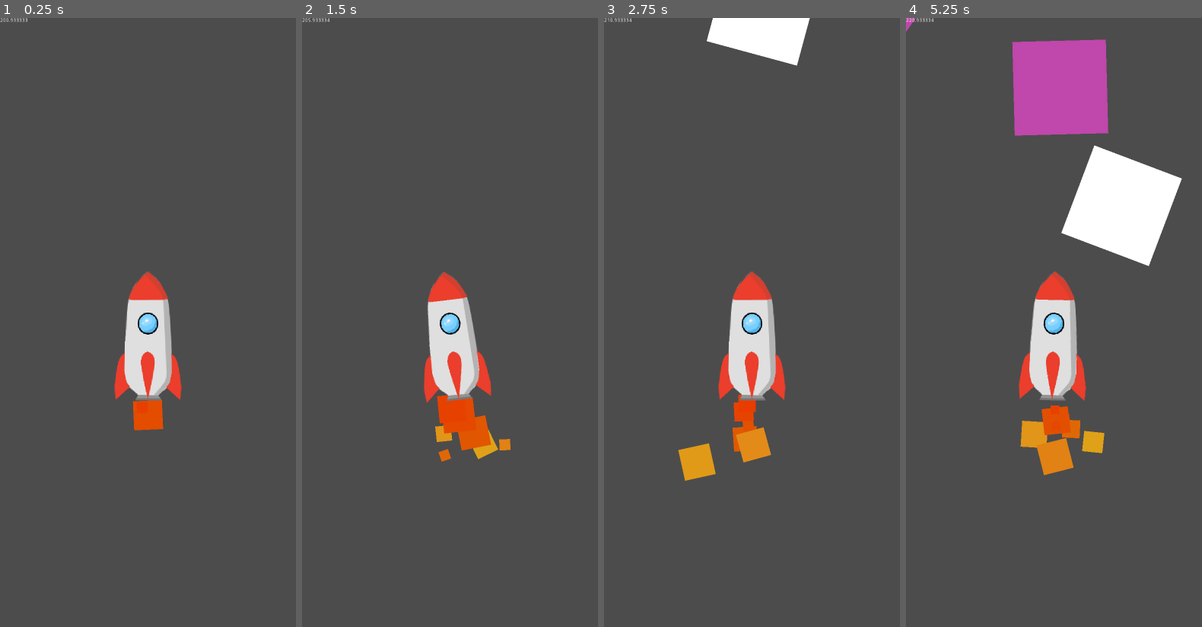
Above: before the commit, frames 1-4 (left to right).
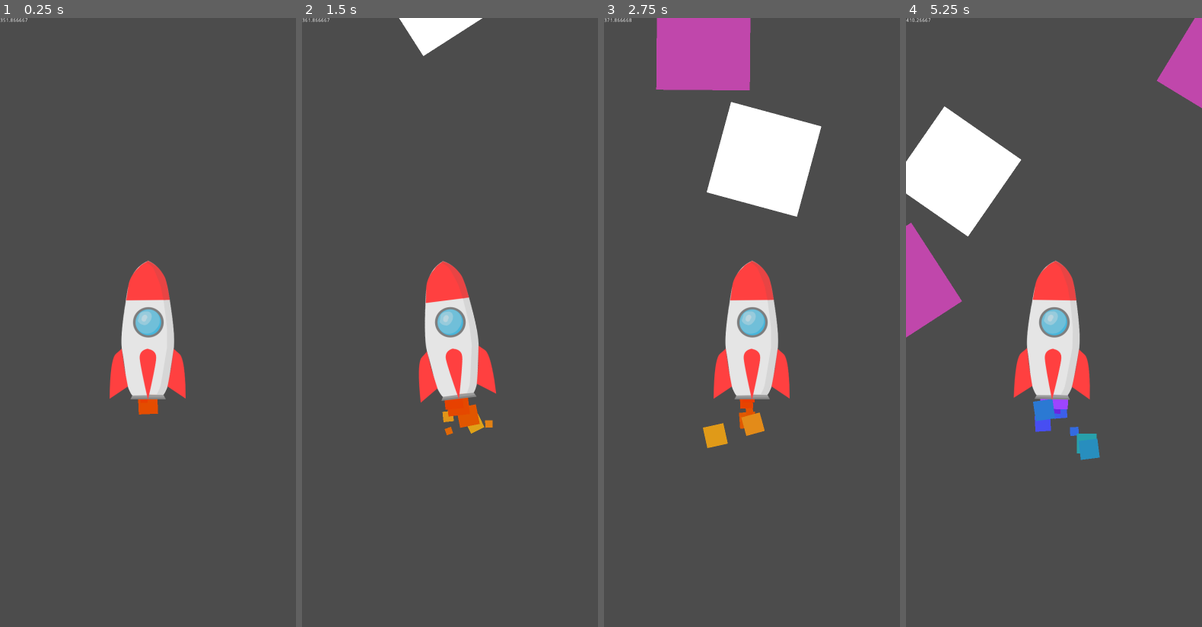
Above: after the commit, the same moments.

Repository: bluesiarra/Reckless-Rocket
Game: Godot game, scene res://scenes/Game.tscn
Two runs of this game, one before a commit and one after it. Both use one fixed random seed, a clock stepped at 60 frames per second and the inputs below.
Inputs (mouse positions are in pixels of both pictures, inside the frame that each line leads up to):
- Up to frame 1 (0.25 s): no input
- Up to frame 2 (1.5 s): move the mouse to (515, 292) at 0.52 s; hold Right (right) 0.53-1.25 s; click (515, 292) at 0.67 s; drag from (390, 352) to (435, 444) at 1.27 s
- Up to frame 3 (2.75 s): move the mouse to (781, 188) at 2.02 s; hold Right (right) from 2.03 s (still down)
- Up to frame 4 (5.25 s): release Right (right) at 2.75 s; drag from (1039, 444) to (965, 231) at 2.77 s; move the mouse to (1142, 413) at 3.52 s; hold Left (left) 3.53-4.25 s; drag from (965, 231) to (1009, 170) at 4.27 s; move the mouse to (1068, 322) at 5.02 s; hold Left (left) from 5.03 s (still down); click (1068, 322) at 5.17 s

The runs differ from the first frame. In frame 1, 2.3% of the frame differs, in the area x 0-63%, y 0-68%; in frame 2, 3.9%; in frame 3, 13%; in frame 4, 22%, in the area x 0-100%, y 0-76%.

Commit message:
spritesheets
implemented sprite sheet system for player sprites

Diff:
--- a/objects/player.tscn
+++ b/objects/player.tscn
@@ -1,7 +1,7 @@
 [gd_scene load_steps=7 format=2]
 
 [ext_resource path="res://scripts/objects/player_script.gd" type="Script" id=1]
-[ext_resource path="res://art/objects/rockets/0_default rocket/frame0.png" type="Texture" id=2]
+[ext_resource path="res://art/objects/full spritesheets/rockets_spritesheet.png" type="Texture" id=2]
 
 [sub_resource type="Gradient" id=2]
 offsets = PoolRealArray( 0.0160643, 0.570281, 0.7751, 1 )
@@ -16,13 +16,13 @@
 colors = PoolColorArray( 0.16841, 0.16841, 0.16841, 1, 0.281691, 0.281691, 0.281691, 1, 0.363722, 0.363722, 0.363722, 1 )
 
 [sub_resource type="RectangleShape2D" id=1]
-extents = Vector2( 65, 129.5 )
+extents = Vector2( 105.5, 189 )
 
 [node name="Player" type="KinematicBody2D"]
 script = ExtResource( 1 )
 
 [node name="particles" type="Node2D" parent="."]
-position = Vector2( 0, 115 )
+position = Vector2( 0, 170 )
 
 [node name="normal_flame_particles" type="CPUParticles2D" parent="particles"]
 emitting = false
@@ -74,8 +74,11 @@
 
 [node name="Sprite" type="Sprite" parent="."]
 texture = ExtResource( 2 )
+hframes = 10
+vframes = 10
 
 [node name="CollisionShape2D" type="CollisionShape2D" parent="."]
+position = Vector2( 0, -8 )
 shape = SubResource( 1 )
 
 [node name="Camera2D" type="Camera2D" parent="."]
--- a/project.godot
+++ b/project.godot
@@ -24,6 +24,7 @@
 [autoload]
 
 GameInfo="*res://scripts/automatic/game_info.gd"
+PlayerSkinManager="*res://scripts/automatic/player_skin_manager.gd"
 
 [display]
 
--- a/scenes/world.tscn
+++ b/scenes/world.tscn
@@ -8,4 +8,3 @@
 
 [node name="Player" parent="." instance=ExtResource( 1 )]
 position = Vector2( 404, 1135 )
-scale = Vector2( 1.5, 1.5 )
--- a/scripts/automatic/game_info.gd
+++ b/scripts/automatic/game_info.gd
@@ -7,9 +7,6 @@
 
 onready var screen_size = get_viewport().get_visible_rect().size
 
-# Called when the node enters the scene tree for the first time.
-func _ready():
-	pass # Replace with function body.
 
 
 # Called every frame. 'delta' is the elapsed time since the previous frame.
--- /dev/null
+++ b/scripts/automatic/player_skin_manager.gd
@@ -0,0 +1,31 @@
+extends Node
+
+
+# Declare member variables here. Examples:
+# var a = 2
+# var b = "text"
+var index = 0
+
+var frame
+var skin_name
+var collide_size
+var collide_location
+
+var skins = [
+	{
+		"frame": 0,
+		"name": "Default Rocket",
+		"collision_size": Vector2(105.5, 189),
+		"collision_location": Vector2(0, -8)
+
+	}
+]
+
+func _ready():
+	new_skin(index)
+
+func new_skin(index):
+	frame = skins[index]["frame"]
+	skin_name = skins[index]["name"]
+	collide_size = skins[index]["collision_size"]
+	collide_location = skins[index]["collision_location"]
--- a/scripts/objects/player_script.gd
+++ b/scripts/objects/player_script.gd
@@ -8,7 +8,7 @@
 export var x_accel = 8
 var tilt = 0
 
-export var y_Speed = 200
+export var y_Speed = 350
 export var can_move = true
 export var powerups = [false, false, false]
 
@@ -23,6 +23,9 @@
 var touch_position = null
 var is_touch_held = false
 
+onready var collision_shape = $CollisionShape2D
+onready var sprite = $Sprite
+
 onready var nitro_timer = $NitroTimer
 onready var xray_timer = $XrayTimer
 onready var normal_flames = $particles/normal_flame_particles
@@ -30,11 +33,14 @@
 onready var smoke_burst = $particles/smoke_particles
 
 func _ready():
-	print("player ready")
 	nitro_timer.connect("timeout", self, "on_NitroOut")
 	xray_timer.connect("timeout", self, "on_XRayOut")
 
 	start_pos = position
+
+	sprite.frame = PlayerSkinManager.frame
+	collision_shape.position = PlayerSkinManager.collide_location
+	collision_shape.shape.extents = PlayerSkinManager.collide_size
 
 func _input(event):
 	if event is InputEventScreenTouch:
@@ -80,14 +86,14 @@
 		smoke_burst.emitting = false
 		if !powerups[0]:
 
-			y_Speed += delta * 4
+			y_Speed += delta * 8
 			normal_flames.emitting = true
 			nitro_flames.emitting = false
 		else:
 
 			nitro_flames.emitting = true
 			normal_flames.emitting = false
-			y_Speed += delta * 20
+			y_Speed += delta * 32
 
 
 
Binary file added: art/objects/full spritesheets/rockets_spritesheet.png
Not shown, changed: art/objects/full spritesheets/rockets_spritesheet.png.import
Binary file removed: art/objects/rockets/0_default rocket/frame0.png
Not shown, changed: .DS_Store
Not shown, changed: art/.DS_Store
Not shown, changed: art/objects/.DS_Store
Not shown, added: art/objects/full spritesheets/editable_rockets_spritesheet.kra
Not shown, added: art/objects/full spritesheets/editable_rockets_spritesheet.kra~
Not shown, changed: art/objects/rockets/.DS_Store
Not shown, removed: art/objects/rockets/0_default rocket/.DS_Store
Not shown, removed: art/objects/rockets/0_default rocket/EDITABLE.kra
Not shown, removed: art/objects/rockets/0_default rocket/EDITABLE.kra~
(and 3 more such lines)
